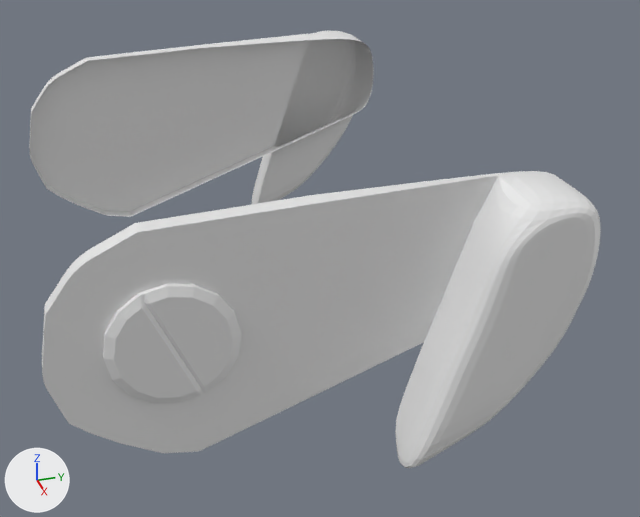
The Blender file DesertEagle_01v04.blend: old version first, new version second.
Rendered twice from a camera (50 mm lens) standing at (0.809, -2.709, 2.291) and looking at (0.038, -2.469, 1.872). The axes (+X, +Y, +Z) are drawn at lower left. The lights are the same throughout. The same objects are shown in both versions, whatever each file hides.

Before the edit, the objects in view are built like this:
```python
me_circle = bpy.data.meshes.new('Circle')
me_circle.from_pydata(...)  # 72 vertices, 54 faces; spans x -1.0..1.0, y -1.0..1.0, z -0.3..-0.16
me_cube_002 = bpy.data.meshes.new('Cube.002')
me_cube_002.from_pydata(...)  # 98 vertices, 82 faces; spans x 0.228..0.294, y -2.735..-2.306, z 1.778..2.029
ob_safetylever = bpy.data.objects.new('SafetyLever', me_cube_002)
ob_safetylever.location = (0.003, 0.025, 0.046)
ob_safetylever.rotation_euler = (0.0174, -0.000479, -0.000857)  # degrees (1, 0, -0)
_m = ob_safetylever.modifiers.new('Mirror', 'MIRROR')
_m.use_clip = True
_m = ob_safetylever.modifiers.new('Subsurf', 'SUBSURF')
ob_safetyleverscrew = bpy.data.objects.new('SafetyLeverscrew', me_circle)
ob_safetyleverscrew.parent = ob_safetylever
ob_safetyleverscrew.matrix_parent_inverse = Matrix(((1.0, 0.0, 0.0, 0.0), (0.0, 1.0, 0.0, 0.00818), (0.0, 0.0, 1.0, 0.0), (0.0, 0.0, 0.0, 1.0)))
ob_safetyleverscrew.location = (0.259, -2.648, 1.93)
ob_safetyleverscrew.rotation_euler = (0.0, 1.571, 0.0)  # degrees (0, 90, 0)
ob_safetyleverscrew.scale = (0.0513, 0.0513, 0.0513)
_m = ob_safetyleverscrew.modifiers.new('Mirror', 'MIRROR')
_m.mirror_object = ob_mirrorref2
```
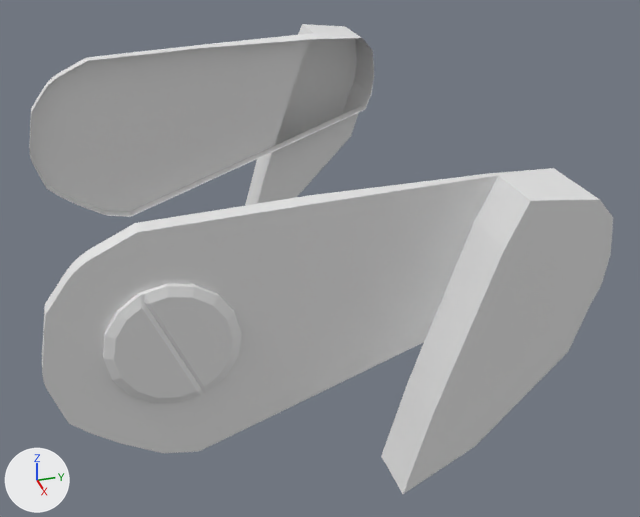
Where the change shows, as pixel boxes (x1, y1, x2, y2) in the pictures (640 x 517 px):
'SafetyLever', modifiers changed (8% taller): before (29, 31, 601, 468); after (29, 24, 613, 494)

The change, as a list of edits to the scene's bpy script:
```text
Change me_cube_002:
    where me_cube_002.from_pydata(...)  # 98 vertices, 82 faces; spans x 0.228..0.294, y -2.735..-2.306, z 1.778..2.029
    used by ob_safetylever; location = (0.003, 0.025, 0.046); rotation_euler = (0.0174, -0.000479, -0.000857), in degrees (1, 0, -0)
    me_cube_002 part 1: creased or bevel-weighted edges go from 90 to 0
Change ob_safetylever:
    remove _m = ob_safetylever.modifiers.new('Subsurf', 'SUBSURF')
```
